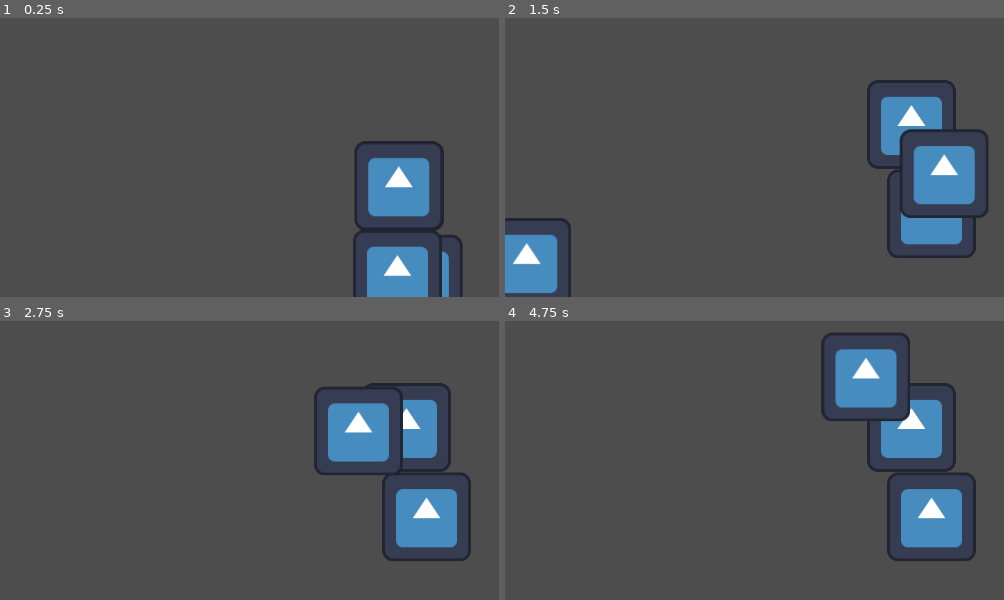
Above: before the commit, frames 1-4 (two rows, left to right).
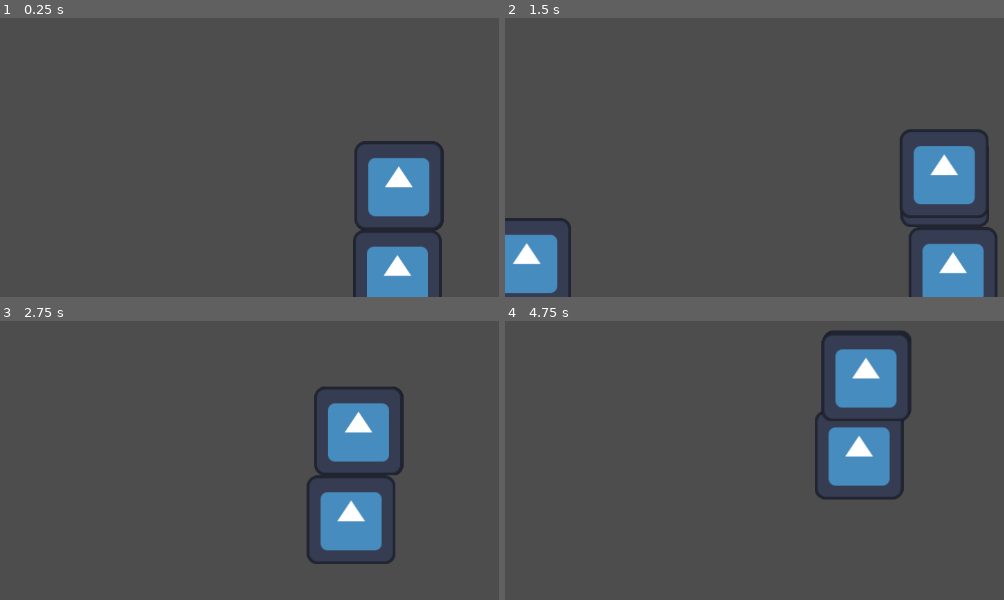
Above: after the commit, the same moments.

Repository: 42triangles/robot-surgery
Game: Godot game, scene res://scenes/world.tscn
The game is run twice, just before and just after one commit, with the same random seed, the same clock (stepped at 60 frames per second) and the same inputs. The project has no main scene, so this scene is started directly. The engine's default icon, where the game draws it, is replaced by a stand-in: a white triangle on a blue panel in a dark square.
Inputs:
- Up to frame 1 (0.25 s): no input
- Up to frame 2 (1.5 s): hold D (move_right) from 0.53 s (still down); tap Space (jump) at 0.77 s
- Up to frame 3 (2.75 s): tap Space (jump) at 1.52 s; release D (move_right) at 2.03 s; hold A (move_left) from 2.03 s (still down)
- Up to frame 4 (4.75 s): release A (move_left) at 2.78 s; hold D (move_right) 2.78-4.28 s; tap Space (jump) at 3.02, 3.77, 4.52 s; hold A (move_left) from 4.28 s (still down)

The runs differ from the first frame. In frame 1, 0.4% of the frame differs, in the area x 88-93%, y 77-100%; in frame 2, 6.5%; in frame 3, 8.4%; in frame 4, 8.6%, in the area x 62-95%, y 3-87%.

Commit message:
Allow scale 0 environment to follow scale 1 player

Diff:
--- a/scenes/scale_0.tscn
+++ b/scenes/scale_0.tscn
@@ -1,8 +1,7 @@
-[gd_scene load_steps=5 format=3 uid="uid://dpaxlkqtm7uq5"]
+[gd_scene load_steps=4 format=3 uid="uid://dpaxlkqtm7uq5"]
 
 [ext_resource type="Texture2D" uid="uid://jnsrnrmpbg2i" path="res://icon.svg" id="1_26d5y"]
 [ext_resource type="PackedScene" uid="uid://hbpgw80ffdmr" path="res://scenes/player.tscn" id="1_yixew"]
-[ext_resource type="Script" path="res://scripts/scale_0_environment.gd" id="3_ioid2"]
 
 [sub_resource type="WorldBoundaryShape2D" id="WorldBoundaryShape2D_0l1vs"]
 
@@ -16,8 +15,7 @@
 position_smoothing_speed = 10.0
 
 [node name="Environment" type="AnimatableBody2D" parent="."]
-position = Vector2(-1, 0)
-script = ExtResource("3_ioid2")
+sync_to_physics = false
 
 [node name="CollisionShape2D" type="CollisionShape2D" parent="Environment"]
 position = Vector2(0, 280)
--- a/scenes/scale_1.tscn
+++ b/scenes/scale_1.tscn
@@ -15,13 +15,16 @@
 position_smoothing_enabled = true
 position_smoothing_speed = 10.0
 
-[node name="StaticBody2D" type="StaticBody2D" parent="."]
+[node name="RemoteTransform2D" type="RemoteTransform2D" parent="Player"]
+remote_path = NodePath("/root/World/Scale0Container/Scale0Viewport/Scale0/Environment")
 
-[node name="CollisionShape2D" type="CollisionShape2D" parent="StaticBody2D"]
+[node name="Environment" type="StaticBody2D" parent="."]
+
+[node name="CollisionShape2D" type="CollisionShape2D" parent="Environment"]
 position = Vector2(0, 159)
 shape = SubResource("WorldBoundaryShape2D_hg254")
 
-[node name="Sprite2D" type="Sprite2D" parent="StaticBody2D/CollisionShape2D"]
+[node name="Sprite2D" type="Sprite2D" parent="Environment/CollisionShape2D"]
 position = Vector2(-2, 0)
 texture = ExtResource("2_xauh6")
 centered = false
--- a/scripts/scale_0_environment.gd
+++ /dev/null
@@ -1,14 +0,0 @@
-extends AnimatableBody2D
-
-
-# Called when the node enters the scene tree for the first time.
-func _ready() -> void:
-	pass # Replace with function body.
-
-
-# Called every frame. 'delta' is the elapsed time since the previous frame.
-func _process(delta: float) -> void:
-	pass
-
-func _physics_process(delta: float) -> void:
-	position += Vector2(2, -1)
